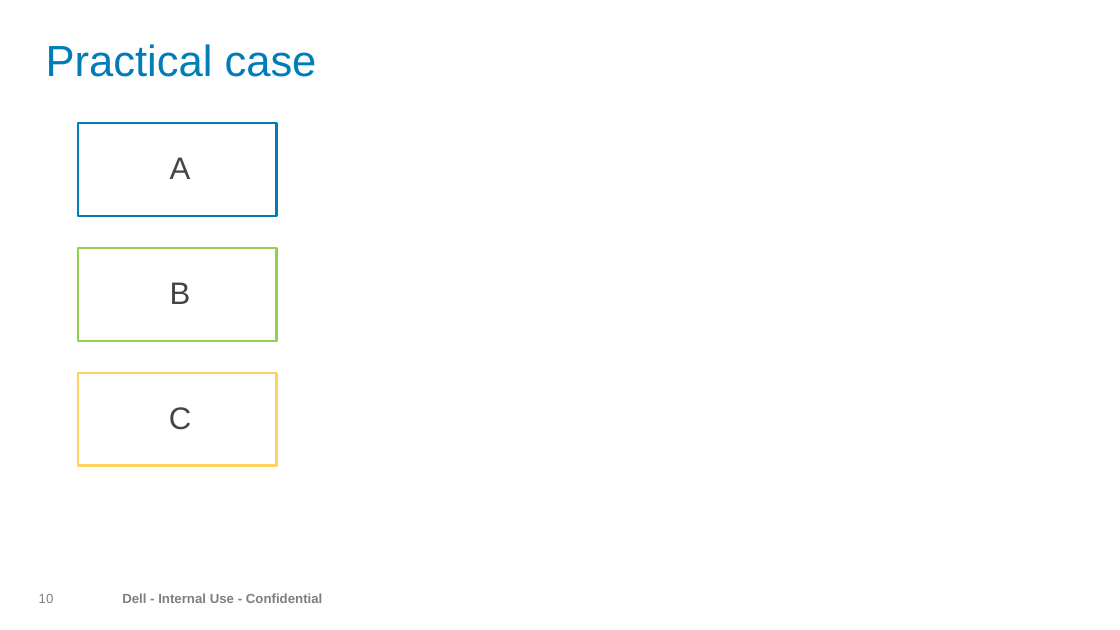
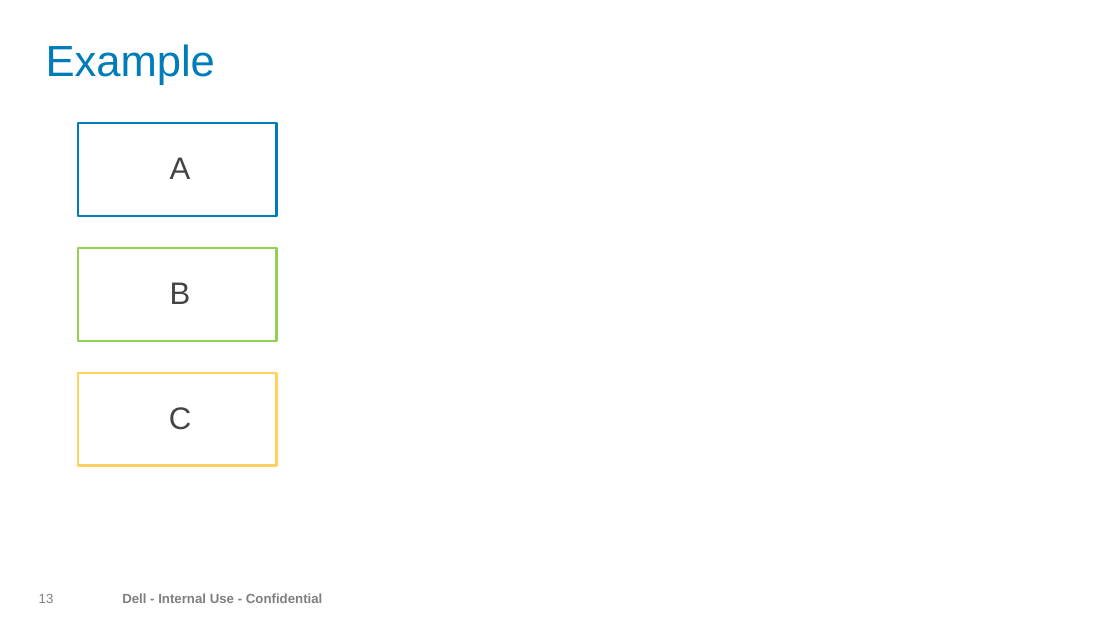
Before and after one commit to iuin/angular-example, a slide deck: slide 13 of Component Interaction.pptx (slide 10 before the commit). Drawn at 1120x630 pixels with LibreOffice and Linux fonts; fonts in the diff are those of the drawing; background and template pictures are left out. Boxes give left, top, right and bottom in pixels: in the first picture for what was removed or moved away, otherwise in the second. Text is boxed around its words. In the diff, an @@ line names an element or a change of style, - is before the commit and + after.

```diff
--- a/Component Interaction.pptx
+++ b/Component Interaction.pptx
@@ title at bbox=[46, 44, 215, 85]: text changed @@
-Practical case
+Example
@@ page number at bbox=[39, 594, 54, 603]: text changed @@
-10
+13
```
Also in this commit, not shown: 7 other slides changed, 3 slides added, 1 other file.
